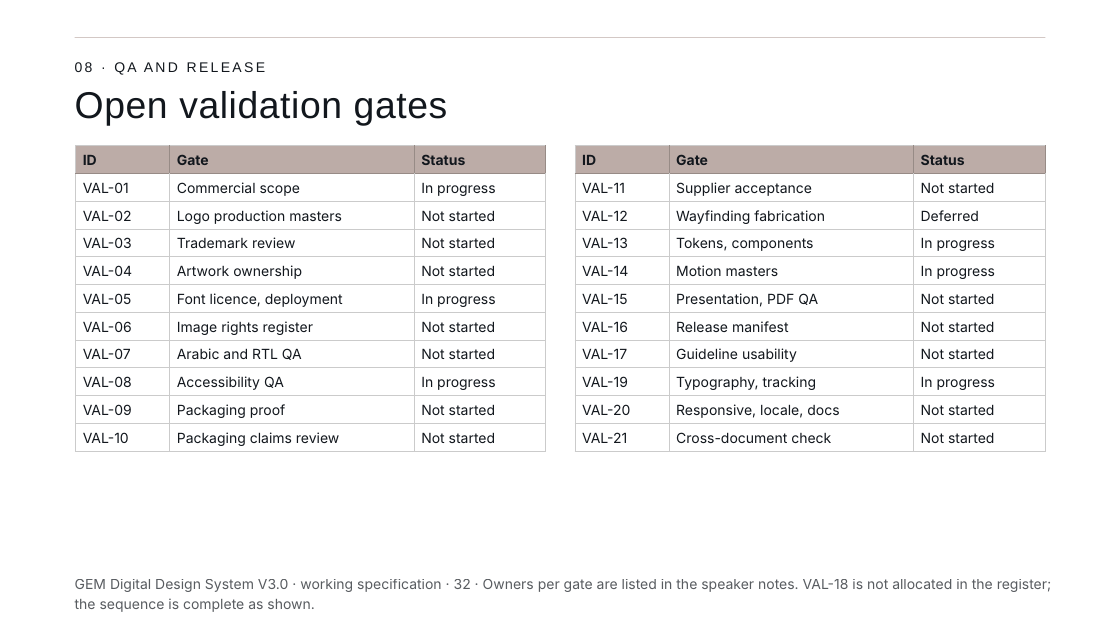
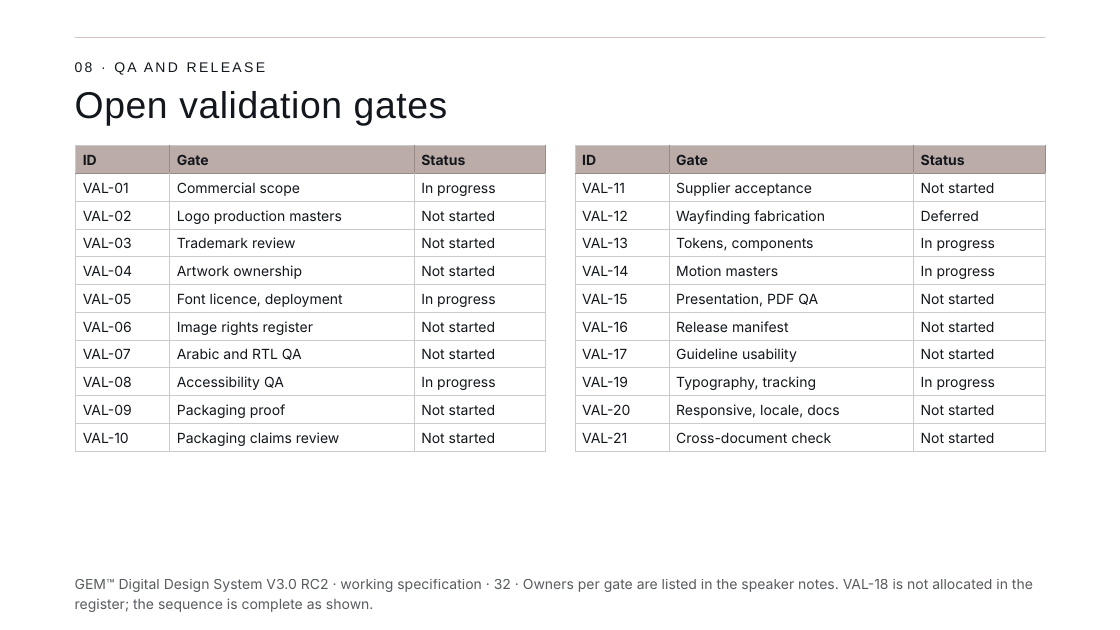
Before and after one commit to mashaelalh/GEM, a slide deck: slide 32 of PartB_RC2/01_source/B-RC2.pptx. Drawn at 1120x630 pixels with LibreOffice and Linux fonts; fonts in the diff are those of the drawing. Boxes give left, top, right and bottom in pixels: in the first picture for what was removed or moved away, otherwise in the second. Text is boxed around its words. In the diff, an @@ line names an element or a change of style, - is before the commit and + after.

```diff
--- a/PartB_RC2/01_source/B-RC2.pptx
+++ b/PartB_RC2/01_source/B-RC2.pptx
@@ text at (x1=75, y1=579, x2=1033, y2=612): text changed @@
-GEM Digital Design System V3.0 · working specification · 32 · Owners per gate are listed in the speaker notes. VAL-18 is not allocated in the register; the sequence is complete as shown.
+GEM™ Digital Design System V3.0 RC2 · working specification · 32 · Owners per gate are listed in the speaker notes. VAL-18 is not allocated in the register; the sequence is complete as shown.
```
Also in this commit, not shown: 33 other slides changed.
